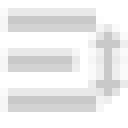
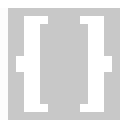
Layer changes from the first 128×128 image to the second:
added group "code" with 4 layers above "delete" over [0, 8, 120, 120]
added layer "Shape 4" in group "code" over [0, 8, 120, 120]
hid group "bringtofront" (5 layers) over [0, 8, 128, 112]
